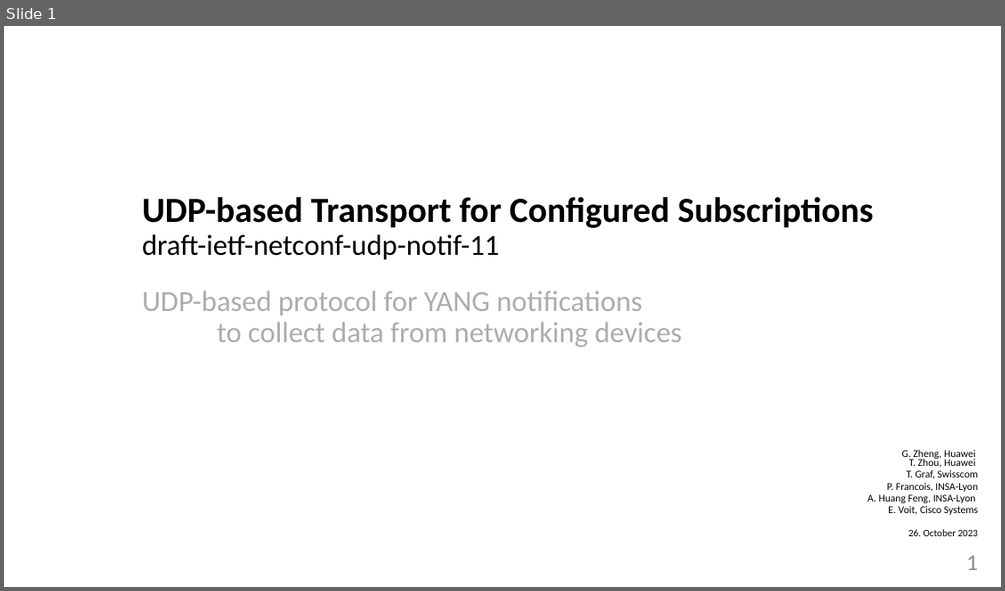
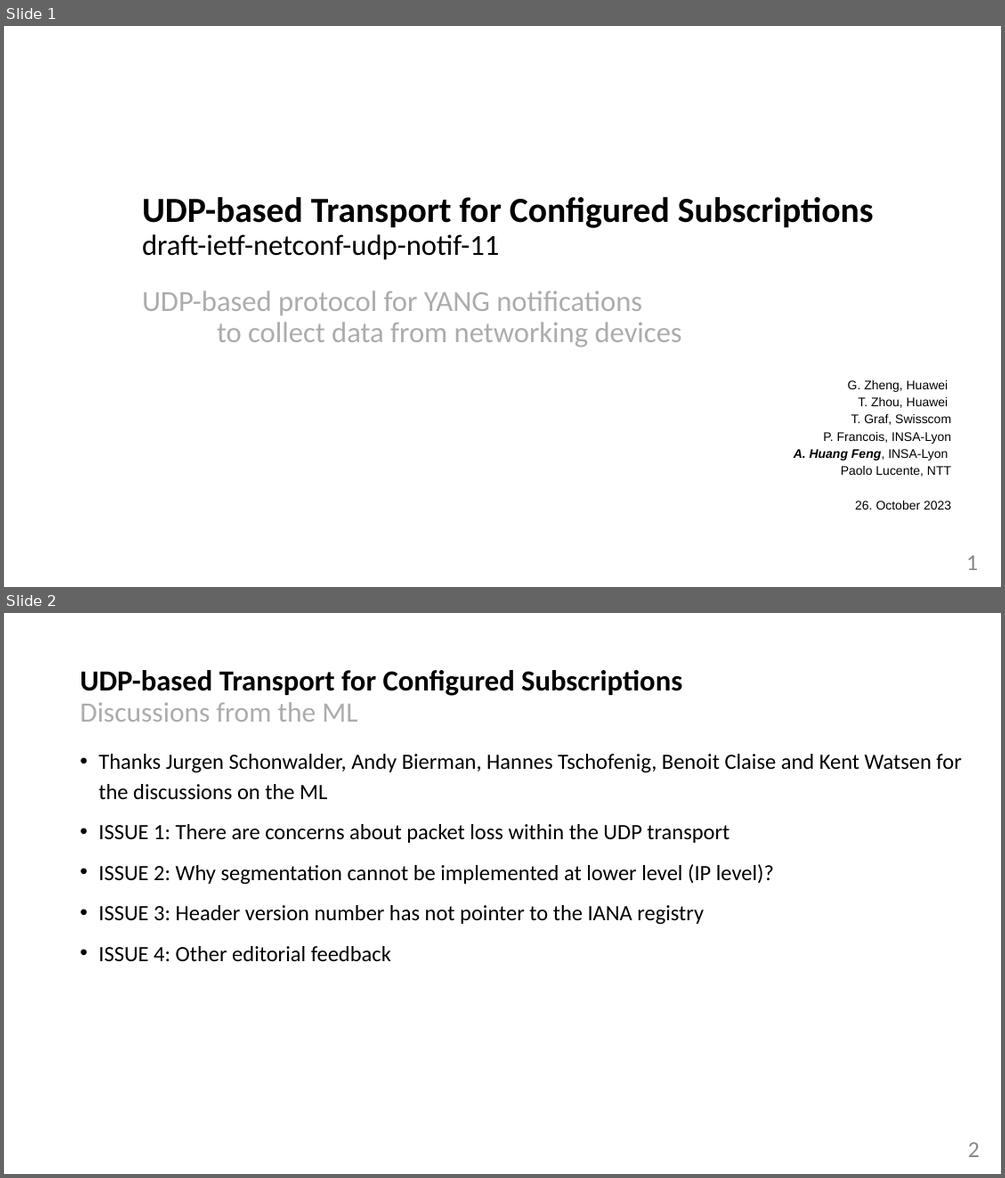
Before and after one commit to network-analytics/ietf-network-analytics-document-status, a slide deck: 118/NETCONF/draft-ietf-netconf-udp-notif-11.pptx. Shown one above the other, each under a label of ours: slide 1 before the commit, slides 1 and 2 after it. The pictures are 1005x591 and 1005x1178 pixels, drawn with LibreOffice and Linux fonts; fonts in the diff are those of the drawing. Boxes give left, top, right and bottom in pixels: in the first picture for what was removed or moved away, otherwise in the second. Text is boxed around its words. In the diff, an @@ line names an element or a change of style, - is before the commit and + after.

Commit message:
changed UDP-notif presentation adding feedback from the ML

```diff
--- a/118/NETCONF/draft-ietf-netconf-udp-notif-11.pptx
+++ b/118/NETCONF/draft-ietf-netconf-udp-notif-11.pptx
@@ slide 2 added at [4,613,1001,1174], background #FFFFFF @@
@@ title added at [80,670,682,722], 28 pt, text #000000, bold @@
+UDP-based Transport for Configured Subscriptions
+Discussions from the ML
@@ text added at [98,754,961,961], 21 pt, text #000000 @@
+• Thanks Jurgen Schonwalder, Andy Bierman, Hannes Tschofenig, Benoit Claise and Kent Watsen for the discussions on the ML
+• ISSUE 1: There are concerns about packet loss within the UDP transport
+• ISSUE 2: Why segmentation cannot be implemented at lower level (IP level)?
+• ISSUE 3: Header version number has not pointer to the IANA registry
+• ISSUE 4: Other editorial feedback
@@ page number added at [968,1142,979,1157], 22 pt, text #888888 @@
+2
@@ slide 1 changed as well @@
@@ text "G. Zheng, Huawei T. Zhou, ...": place and size @@
-text "G. Zheng, Huawei T. Zhou, ..." at [867,450,979,536]
+text "G. Zheng, Huawei T. Zhou, ..." at [793,380,951,509]
@@ text at [793,380,951,509]: size 10 to 12 pt in "G. Zheng, Huawei T. Zhou, Huawei", "T. Graf, Swisscom", "P. Francois, INSA-Lyon", "A. Huang Feng, INSA-Lyon"; font Calibri to Arial in "G. Zheng, Huawei T. Zhou, Huawei", "T. Graf, Swisscom", "P. Francois, INSA-Lyon", "A. Huang Feng, INSA-Lyon" and 1 more places; bold on, italic on in "A. Huang Feng,"; size 9.5 to 12 pt in "26. October 2023"; line spacing 0.7 to 1.15; less space between paragraphs @@
@@ text at [841,466,951,476]: text changed; size 10 to 12 pt; font Calibri to Arial @@
-E. Voit, Cisco Systems
+Paolo Lucente, NTT
```
Also in this commit, not shown: 1 other slide changed, 4 other slides added, 1 slide removed, 1 other file.
